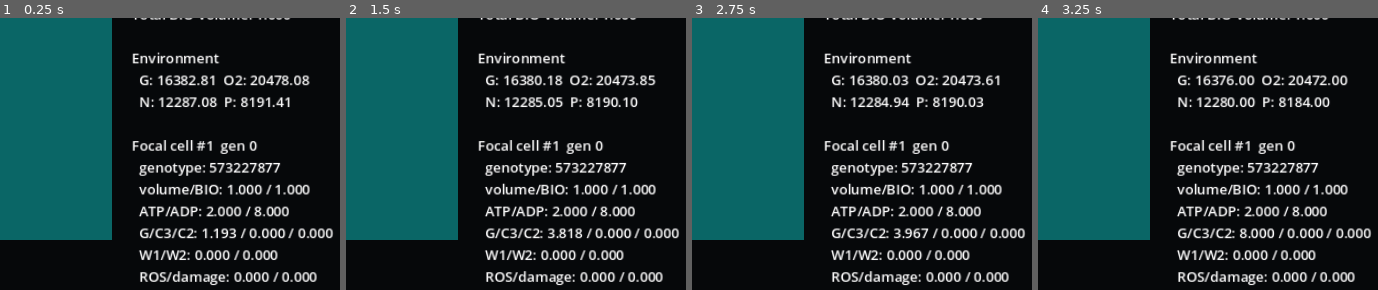
Above: before the commit, frames 1-4 (left to right).
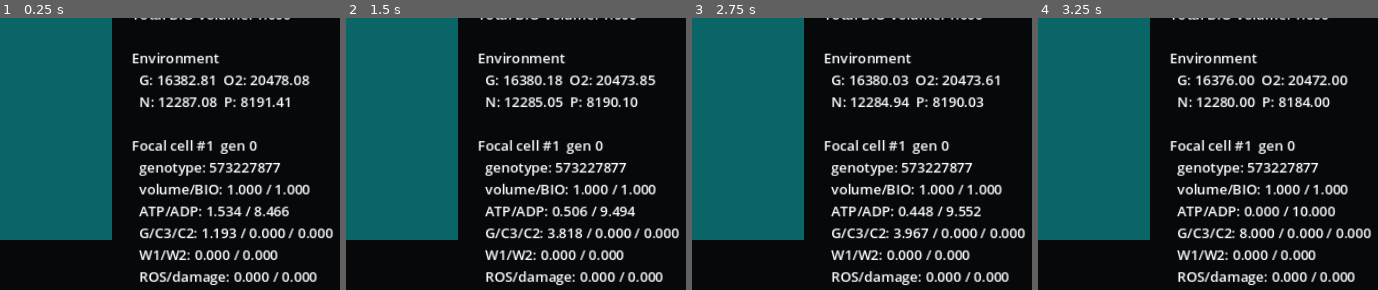
Above: after the commit, the same moments.

Repository: Feynman26/Microverse
Game: Godot game, scene res://src/ui/main.tscn
Same seed, same stepped clock (60 frames per second), same inputs: the game is played once before the commit and once after it.
Inputs:
- Up to frame 1 (0.25 s): no input
- Up to frame 2 (1.5 s): tap Enter at 0.5 s; tap 1 at 0.6 s; tap Space at 0.77, 1.25 s; tap 2 at 1.35 s
- Up to frame 3 (2.75 s): tap Space at 1.52 s; tap Enter at 2 s; tap 3 at 2.1 s
- Up to frame 4 (3.25 s): tap Space at 2.75, 3.02 s; tap 4 at 2.85 s
The pictures show only the part of the screen within x 50-100%, y 50-100%; the shares and areas given below are measured in that part.

The runs differ from the first frame. In frame 1, 0.4% of the frame differs, in the area x 60-85%, y 69-74%; in frame 2, 0.4%; in frame 3, 0.4%; in frame 4, 0.3%.
Error before the commit: Trying to assign value of type 'float' to a variable of type 'Dictionary'. (res://src/expression/expression_state.gd:83)
Error after the commit: Invalid access to property or key 'proteins' on a base object of type 'RefCounted (ExpressionState)'. (res://src/biology/cell_state.gd:85)

Commit message:
refactor: evolve expression with persistent protein cohorts

Diff:
--- a/src/expression/expression_solver.gd
+++ b/src/expression/expression_solver.gd
@@ -7,15 +7,15 @@
 
 static func initialize(genome, config):
 	var mrna: Dictionary = {}
-	var proteins: Dictionary = {}
+	var cohorts: Dictionary = {}
 	for gene in genome.genes:
 		var locus_id: int = int(gene.locus_id)
 		var basal: float = float(gene.promoter_strength())
 		var m_ss: float = basal * float(config.transcription_rate) / float(config.mrna_decay_rate)
 		var p_ss: float = m_ss * float(config.translation_rate) / float(config.protein_decay_rate)
 		mrna[locus_id] = m_ss
-		proteins[locus_id] = p_ss
-	var state = ExpressionStateScript.new(mrna, proteins)
+		cohorts[locus_id] = {int(gene.protein_signature): p_ss}
+	var state = ExpressionStateScript.new(mrna, cohorts)
 	state.assert_matches_genome(genome)
 	return state
 
@@ -26,34 +26,46 @@
 	if dt <= 0.0:
 		return {"transcription": 0.0, "translation": 0.0, "atp_cost": 0.0, "nuc_committed": 0.0, "aa_committed": 0.0, "regulation": {}}
 
-	var old_mrna: Dictionary = state.mrna.duplicate(true)
-	var old_proteins: Dictionary = state.proteins.duplicate(true)
+	var old_state = state.deep_copy()
 	var metabolic_snapshot: Dictionary = metabolites.duplicate(true)
 	var transcription_requests: Dictionary = {}
 	var translation_requests: Dictionary = {}
 	var regulation: Dictionary = {}
 	var mrna_decay: Dictionary = {}
-	var protein_decay: Dictionary = {}
+	var cohort_decay: Dictionary = {} # locus -> {signature: decayed_amount}
 	var returned_nuc: float = 0.0
 	var returned_aa: float = 0.0
 
+	# All decay, regulation, and synthesis requests come from one immutable
+	# molecular snapshot. Material released by turnover can be reused within the
+	# interval but no locus receives priority from array order.
 	for gene in genome.genes:
 		var locus_id: int = int(gene.locus_id)
-		var m_old: float = float(old_mrna.get(locus_id, 0.0))
-		var p_old: float = float(old_proteins.get(locus_id, 0.0))
+		var m_old: float = old_state.mrna_for(locus_id)
 		var m_deg: float = minf(m_old, m_old * float(config.mrna_decay_rate) * dt)
-		var p_deg: float = minf(p_old, p_old * float(config.protein_decay_rate) * dt)
 		mrna_decay[locus_id] = m_deg
-		protein_decay[locus_id] = p_deg
 		returned_nuc += m_deg * float(config.nuc_cost_per_mrna_unit)
-		returned_aa += p_deg * float(config.aa_cost_per_protein_unit)
-
-		var regulation_factor: float = _regulation_factor(gene, genome, old_proteins, metabolic_snapshot, config)
+
+		var decay_for_locus: Dictionary = {}
+		var old_cohorts: Dictionary = old_state.protein_cohorts.get(locus_id, {})
+		for signature_variant in old_cohorts.keys():
+			var signature: int = int(signature_variant)
+			var p_old: float = float(old_cohorts[signature])
+			var p_deg: float = minf(p_old, p_old * float(config.protein_decay_rate) * dt)
+			decay_for_locus[signature] = p_deg
+			returned_aa += p_deg * float(config.aa_cost_per_protein_unit)
+		cohort_decay[locus_id] = decay_for_locus
+
+		var regulation_factor: float = _regulation_factor(gene, genome, old_state, metabolic_snapshot, config)
 		regulation[locus_id] = regulation_factor
 		var transcription_noise: float = _noise_multiplier(rng, float(config.expression_noise_fraction))
 		var translation_noise: float = _noise_multiplier(rng, float(config.expression_noise_fraction))
-		transcription_requests[locus_id] = maxf(0.0, float(config.transcription_rate) * float(gene.promoter_strength()) * regulation_factor * dt * transcription_noise)
-		translation_requests[locus_id] = maxf(0.0, float(config.translation_rate) * m_old * dt * translation_noise)
+		transcription_requests[locus_id] = maxf(0.0,
+			float(config.transcription_rate) * float(gene.promoter_strength()) * regulation_factor * dt * transcription_noise
+		)
+		translation_requests[locus_id] = maxf(0.0,
+			float(config.translation_rate) * m_old * dt * translation_noise
+		)
 
 	var total_transcription: float = _sum_values(transcription_requests)
 	var total_translation: float = _sum_values(translation_requests)
@@ -70,14 +82,21 @@
 	var effective_translation: float = 0.0
 	for gene in genome.genes:
 		var locus_id: int = int(gene.locus_id)
-		var m_old: float = float(old_mrna.get(locus_id, 0.0))
-		var p_old: float = float(old_proteins.get(locus_id, 0.0))
-		var m_new: float = float(transcription_requests[locus_id]) * transcription_scale
-		var p_new: float = float(translation_requests[locus_id]) * translation_scale
-		state.mrna[locus_id] = maxf(0.0, m_old - float(mrna_decay[locus_id]) + m_new)
-		state.proteins[locus_id] = maxf(0.0, p_old - float(protein_decay[locus_id]) + p_new)
-		effective_transcription += m_new
-		effective_translation += p_new
+		state.mrna[locus_id] = maxf(0.0,
+			old_state.mrna_for(locus_id) - float(mrna_decay[locus_id]) + float(transcription_requests[locus_id]) * transcription_scale
+		)
+		effective_transcription += float(transcription_requests[locus_id]) * transcription_scale
+
+		var updated_cohorts: Dictionary = old_state.protein_cohorts.get(locus_id, {}).duplicate(true)
+		var decay_for_locus: Dictionary = cohort_decay[locus_id]
+		for signature_variant in decay_for_locus.keys():
+			var signature: int = int(signature_variant)
+			updated_cohorts[signature] = maxf(0.0, float(updated_cohorts.get(signature, 0.0)) - float(decay_for_locus[signature]))
+		var translated: float = float(translation_requests[locus_id]) * translation_scale
+		var encoded_signature: int = int(gene.protein_signature) & 0xFFFF
+		updated_cohorts[encoded_signature] = float(updated_cohorts.get(encoded_signature, 0.0)) + translated
+		state.protein_cohorts[locus_id] = updated_cohorts
+		effective_translation += translated
 
 	var atp_spent: float = effective_transcription * float(config.transcription_atp_cost_per_unit) + effective_translation * float(config.translation_atp_cost_per_unit)
 	var nuc_committed: float = effective_transcription * float(config.nuc_cost_per_mrna_unit)
@@ -103,43 +122,54 @@
 	assert(ratio > 0.0 and ratio < 1.0)
 	var first_mrna: Dictionary = {}
 	var second_mrna: Dictionary = {}
-	var first_proteins: Dictionary = {}
-	var second_proteins: Dictionary = {}
+	var first_cohorts: Dictionary = {}
+	var second_cohorts: Dictionary = {}
 	var loci: Array = state.mrna.keys()
 	loci.sort()
 	for locus_variant in loci:
 		var locus_id: int = int(locus_variant)
 		var jitter: float = float(config.expression_partition_jitter)
-		var local_ratio: float = clampf(ratio + float(rng.randf_range(-jitter, jitter)), 0.05, 0.95)
+		var m_ratio: float = clampf(ratio + float(rng.randf_range(-jitter, jitter)), 0.05, 0.95)
 		var m: float = state.mrna_for(locus_id)
-		var p: float = state.protein_for(locus_id)
-		first_mrna[locus_id] = m * local_ratio
+		first_mrna[locus_id] = m * m_ratio
 		second_mrna[locus_id] = m - float(first_mrna[locus_id])
-		first_proteins[locus_id] = p * local_ratio
-		second_proteins[locus_id] = p - float(first_proteins[locus_id])
-	return [ExpressionStateScript.new(first_mrna, first_proteins), ExpressionStateScript.new(second_mrna, second_proteins)]
+
+		var first_locus: Dictionary = {}
+		var second_locus: Dictionary = {}
+		var cohorts: Dictionary = state.protein_cohorts.get(locus_id, {})
+		var signatures: Array = cohorts.keys()
+		signatures.sort()
+		for signature_variant in signatures:
+			var signature: int = int(signature_variant)
+			var local_ratio: float = clampf(ratio + float(rng.randf_range(-jitter, jitter)), 0.05, 0.95)
+			var amount: float = float(cohorts[signature])
+			first_locus[signature] = amount * local_ratio
+			second_locus[signature] = amount - float(first_locus[signature])
+		first_cohorts[locus_id] = first_locus
+		second_cohorts[locus_id] = second_locus
+	return [ExpressionStateScript.new(first_mrna, first_cohorts), ExpressionStateScript.new(second_mrna, second_cohorts)]
 
 static func structural_totals(state, config) -> Dictionary:
 	var mrna_material: float = state.total_mrna() * float(config.nuc_cost_per_mrna_unit)
 	var protein_material: float = state.total_protein() * float(config.aa_cost_per_protein_unit)
 	return {"C": mrna_material * 2.0 + protein_material * 2.0, "N": mrna_material + protein_material, "P": mrna_material}
 
-static func _regulation_factor(target_gene, genome, protein_snapshot: Dictionary, metabolites: Dictionary, config) -> float:
+static func _regulation_factor(target_gene, genome, state_snapshot, metabolites: Dictionary, config) -> float:
 	if not bool(config.regulation_enabled):
 		return 1.0
 	var activator: float = 0.0
 	var repressor: float = 0.0
-	for regulator_gene in genome.genes:
-		var abundance: float = maxf(0.0, float(protein_snapshot.get(int(regulator_gene.locus_id), 0.0)))
-		if abundance <= 0.0:
-			continue
-		var distance: int = CatalyticLandscapeScript.hamming_distance(int(regulator_gene.protein_signature), int(target_gene.regulatory_signature))
+	for record_variant in state_snapshot.cohort_records():
+		var record: Dictionary = record_variant
+		var signature: int = int(record["signature"])
+		var abundance: float = maxf(0.0, float(record["amount"]))
+		var distance: int = CatalyticLandscapeScript.hamming_distance(signature, int(target_gene.regulatory_signature))
 		if distance > int(config.regulatory_max_distance):
 			continue
 		var affinity: float = exp(-float(config.regulatory_distance_decay) * float(distance))
-		var effective_abundance: float = abundance * _allosteric_factor(regulator_gene, metabolites, config)
+		var effective_abundance: float = abundance * _allosteric_factor(signature, metabolites, config)
 		var occupancy: float = effective_abundance * affinity
-		if (int(regulator_gene.protein_signature) & 0x8000) == 0:
+		if (signature & 0x8000) == 0:
 			activator += occupancy
 		else:
 			repressor += occupancy
@@ -147,11 +177,10 @@
 	var normalized: float = (activator - repressor) / (1.0 + total)
 	return clampf(1.0 + float(config.regulatory_gain) * normalized, float(config.regulatory_min_factor), float(config.regulatory_max_factor))
 
-static func _allosteric_factor(regulator_gene, metabolites: Dictionary, config) -> float:
+static func _allosteric_factor(protein_signature: int, metabolites: Dictionary, config) -> float:
 	if not bool(config.allostery_enabled):
 		return 1.0
 	var strongest_occupancy: float = 0.0
-	var protein_signature: int = int(regulator_gene.protein_signature)
 	for metabolite_id in MetaboliteCatalogScript.ids():
 		var amount: float = maxf(0.0, float(metabolites.get(metabolite_id, 0.0)))
 		if amount <= 0.0:
@@ -161,16 +190,12 @@
 			continue
 		var affinity: float = exp(-float(config.allosteric_distance_decay) * float(distance))
 		var scaled_amount: float = amount * affinity
-		var km: float = float(config.allosteric_km_per_volume)
-		var occupancy: float = scaled_amount / (km + scaled_amount)
+		var occupancy: float = scaled_amount / (float(config.allosteric_km_per_volume) + scaled_amount)
 		strongest_occupancy = maxf(strongest_occupancy, occupancy)
 	if strongest_occupancy <= 0.0:
 		return 1.0
 	var direction: float = -1.0 if (protein_signature & 0x4000) != 0 else 1.0
-	return clampf(
-		1.0 + direction * float(config.allosteric_gain) * strongest_occupancy,
-		float(config.allosteric_min_factor), float(config.allosteric_max_factor)
-	)
+	return clampf(1.0 + direction * float(config.allosteric_gain) * strongest_occupancy, float(config.allosteric_min_factor), float(config.allosteric_max_factor))
 
 static func _noise_multiplier(rng, fraction: float) -> float:
 	if fraction <= 0.0 or rng == null:
